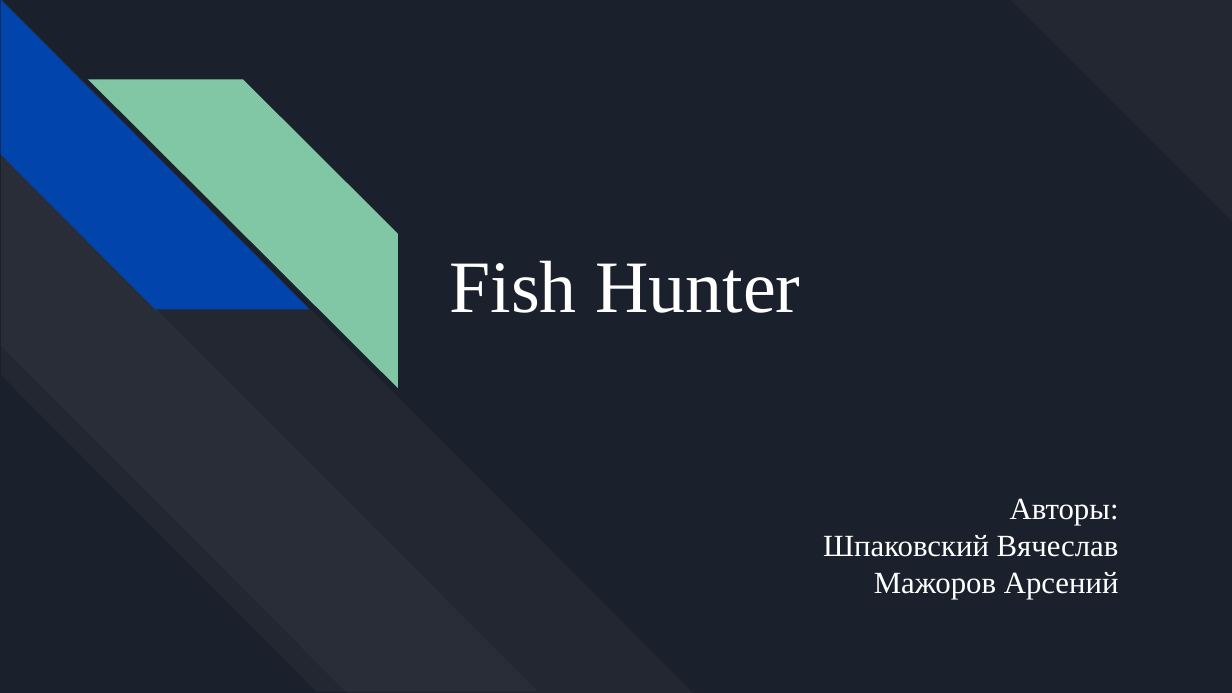
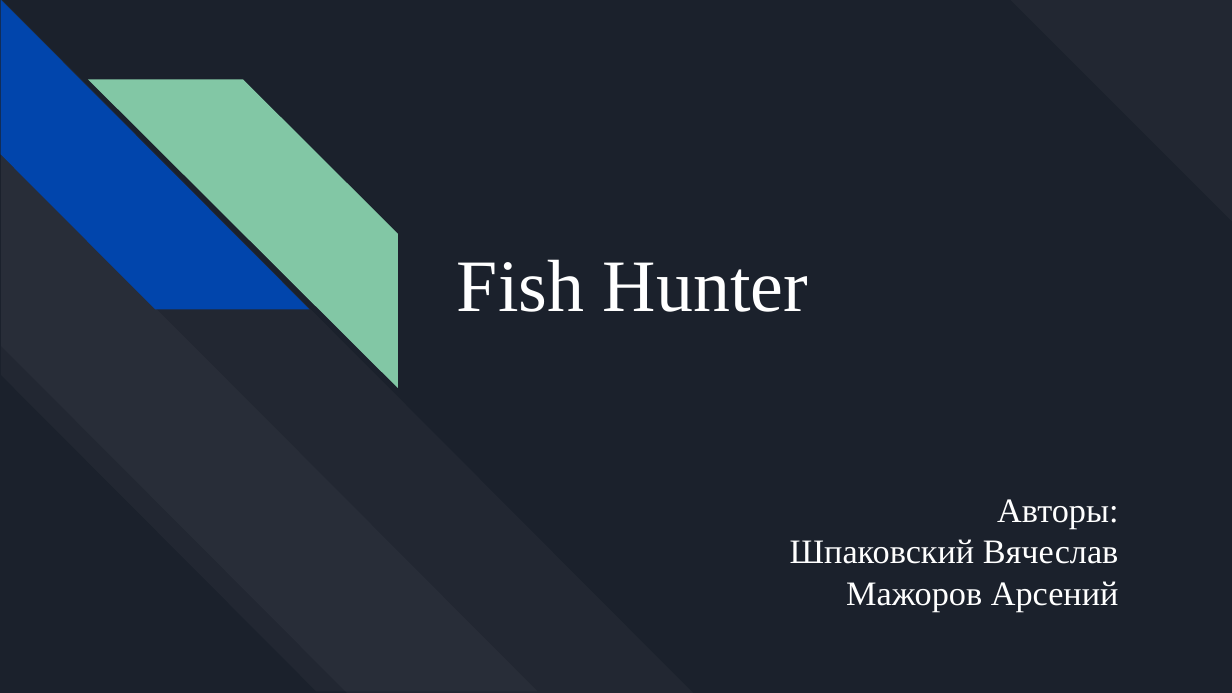
Before and after one commit to ShpakovskiVyacheslav/Arcade-project, a slide deck: slide 1 of documentation/Fish Hunter.pptx. Drawn at 1232x693 pixels with LibreOffice and Linux fonts; fonts in the diff are those of the drawing. Boxes give left, top, right and bottom in pixels: in the first picture for what was removed or moved away, otherwise in the second. Text is boxed around its words. In the diff, an @@ line names an element or a change of style, - is before the commit and + after.

```diff
--- a/documentation/Fish Hunter.pptx
+++ b/documentation/Fish Hunter.pptx
@@ title "Fish Hunter" moved from (x1=450, y1=260, x2=800, y2=313) to (x1=457, y1=259, x2=808, y2=312) @@
@@ subtitle "Авторы:" moved from (x1=823, y1=498, x2=1119, y2=599) to (x1=790, y1=499, x2=1119, y2=612) @@
@@ subtitle "Авторы:" at (x1=790, y1=499, x2=1119, y2=612): size 18 to 20 pt @@
```
Also in this commit, not shown: 6 other slides changed.
